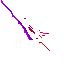
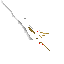
The second 64x64 image is a revision of the first. Changes to its layers:
added layer "Copie de exe_lilac_mpbl_charging_2_e.png" above "exe_lilac_mpbl_charging_2_e.png" over (1, 0, 50, 51)
